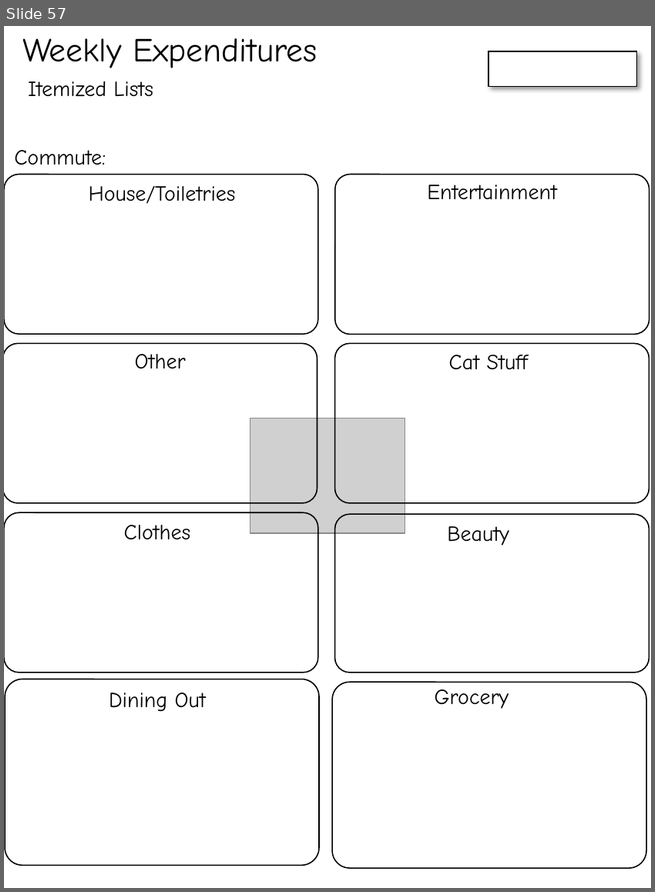
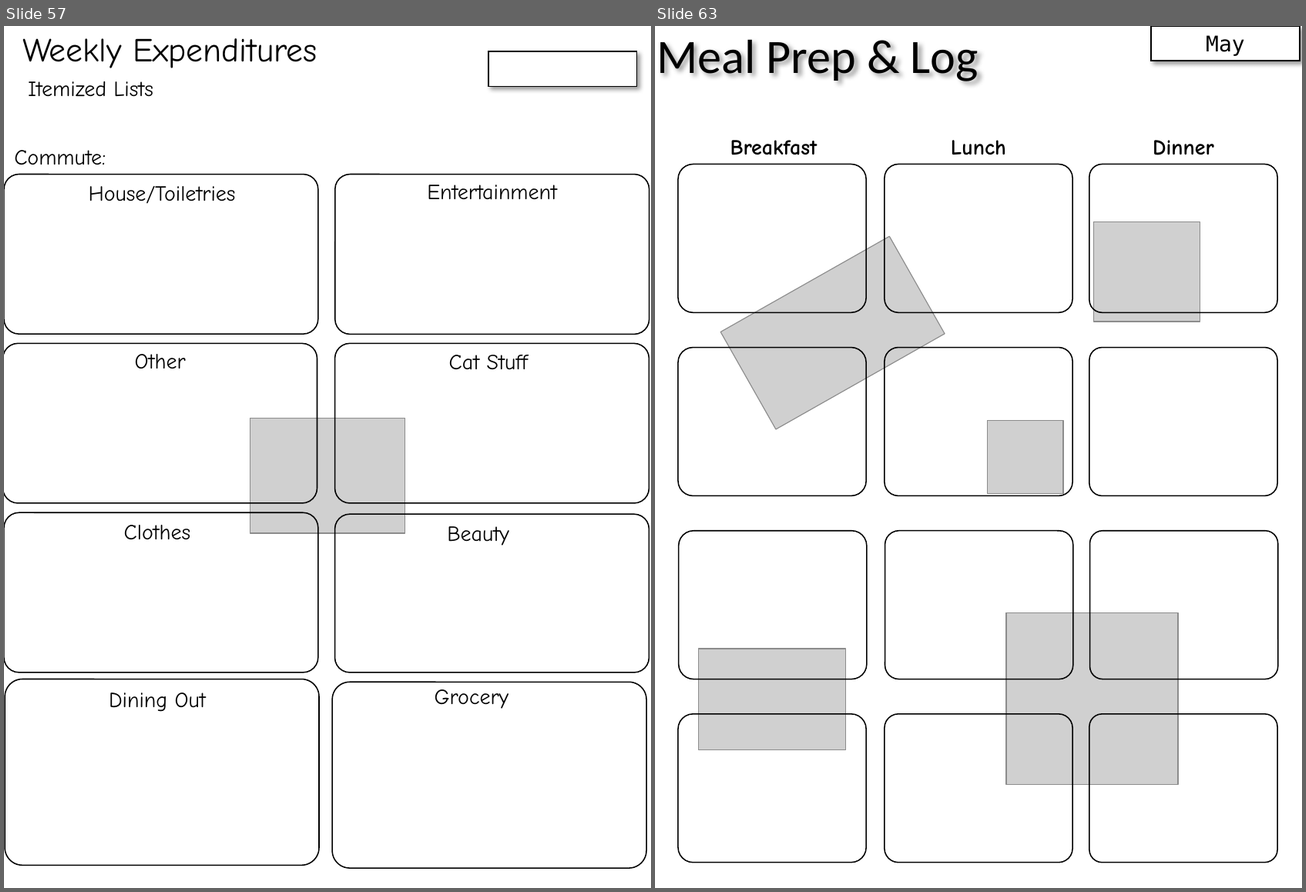
Before and after one commit to cds70409/cds70409.github.io, a slide deck: bujo_printouts.pptx. Shown side by side, each under a label of ours: slide 57 before the commit, slides 57 and 63 after it; the slides between them are not shown. The pictures are 655x892 and 1306x892 pixels, drawn with LibreOffice and Linux fonts; fonts in the diff are those of the drawing; grey boxes stand for pictures. Boxes give left, top, right and bottom in pixels: in the first picture for what was removed or moved away, otherwise in the second. Text is boxed around its words. In the diff, an @@ line names an element or a change of style, - is before the commit and + after.

```diff
--- a/bujo_printouts.pptx
+++ b/bujo_printouts.pptx
@@ slide 63 added at <box>655,26,1302,888</box>, background #FFFFFF @@
@@ text added at <box>657,39,978,82</box>, 40 pt, text #000000 @@
+Meal Prep & Log
@@ rectangle added at <box>1151,26,1299,61</box>, fill #FFFFFF, outline #000000 1 pt, 18 pt, text #000000 @@
+May
@@ text added at <box>730,140,817,155</box>, 18 pt, text #000000, bold @@
+Breakfast
@@ text added at <box>951,140,1006,155</box>, 18 pt, text #000000, bold @@
+Lunch
@@ text added at <box>1152,140,1214,155</box>, 18 pt, text #000000, bold @@
+Dinner
@@ rounded rectangle added at <box>678,164,866,312</box>, outline #000000 1 pt @@
@@ rounded rectangle added at <box>884,164,1072,312</box>, outline #000000 1 pt @@
@@ rounded rectangle added at <box>1089,164,1277,312</box>, outline #000000 1 pt @@
@@ picture added at <box>1094,222,1200,322</box> @@
@@ picture added at <box>720,236,945,429</box> @@
@@ rounded rectangle added at <box>678,348,866,496</box>, outline #000000 1 pt @@
@@ rounded rectangle added at <box>884,348,1072,496</box>, outline #000000 1 pt @@
@@ rounded rectangle added at <box>1089,348,1277,496</box>, outline #000000 1 pt @@
@@ picture added at <box>987,421,1063,494</box> @@
@@ rounded rectangle added at <box>678,531,866,680</box>, outline #000000 1 pt @@
@@ rounded rectangle added at <box>885,531,1073,680</box>, outline #000000 1 pt @@
@@ rounded rectangle added at <box>1089,531,1278,680</box>, outline #000000 1 pt @@
@@ picture added at <box>1006,614,1178,785</box> @@
@@ picture added at <box>698,649,846,750</box> @@
@@ rounded rectangle added at <box>678,714,866,862</box>, outline #000000 1 pt @@
@@ rounded rectangle added at <box>884,714,1072,862</box>, outline #000000 1 pt @@
@@ rounded rectangle added at <box>1089,714,1277,862</box>, outline #000000 1 pt @@
```
Also in this commit, not shown: 8 other slides added.
